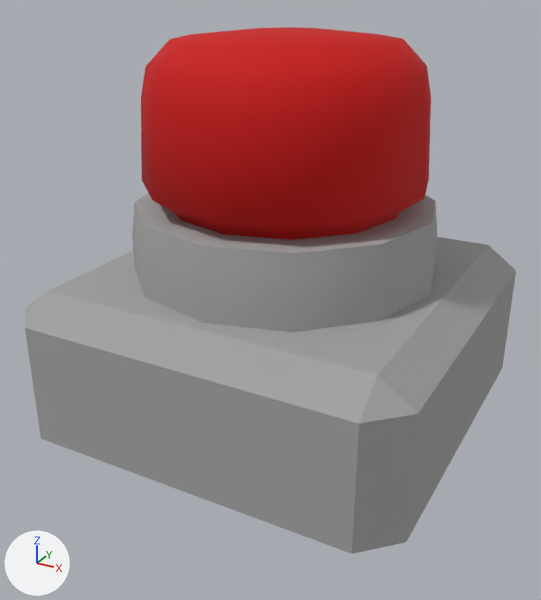
The FBX model Assets/[MODEL]/button.fbx, before and after one commit.
Rendered twice from a 50 mm camera at (35.77, 20.83, 4.36) aimed at (32.33, 27.09, 1.23). The axes (+X, +Y, +Z) are drawn at lower left. The lights are the same throughout. Where no turn or scale is listed for an object, it has been applied to the vertices.
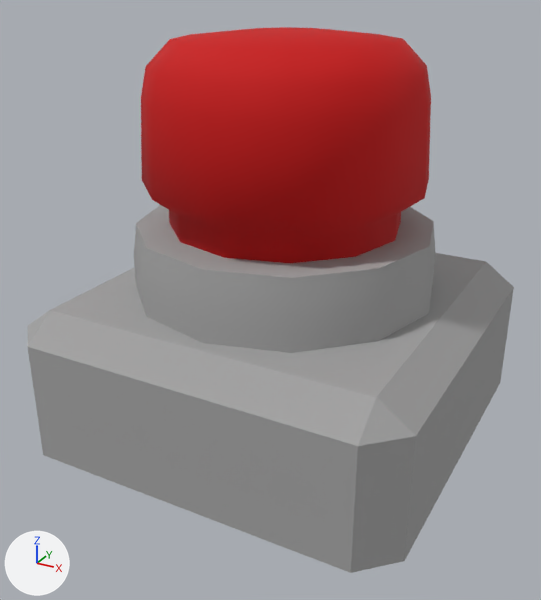
The newer file is also turned or shifted as a whole; pictures and numbers use the older file's frame.

What differs and where, as boxes [x1, y1, x2, y2] in the pictures (541 x 600 px):
```json
{"object": "Box007", "change": "moved", "before": [25, 237, 516, 554], "after": [27, 253, 514, 573]}
{"object": "Cylinder006", "change": "moved", "before": [132, 193, 437, 332], "after": [134, 205, 435, 353]}
```

The change, as JSON lines over the scene's bpy script:
```json
{"op": "set", "path": "ob_cylinder006.location", "old": "(32.33, 27.4, 1.85)", "new": "(32.33, 27.4, 1.63)"}
{"op": "set", "path": "ob_box007.location", "old": "(32.33, 27.4, 0.75)", "new": "(32.33, 27.4, 0.55)"}
```
